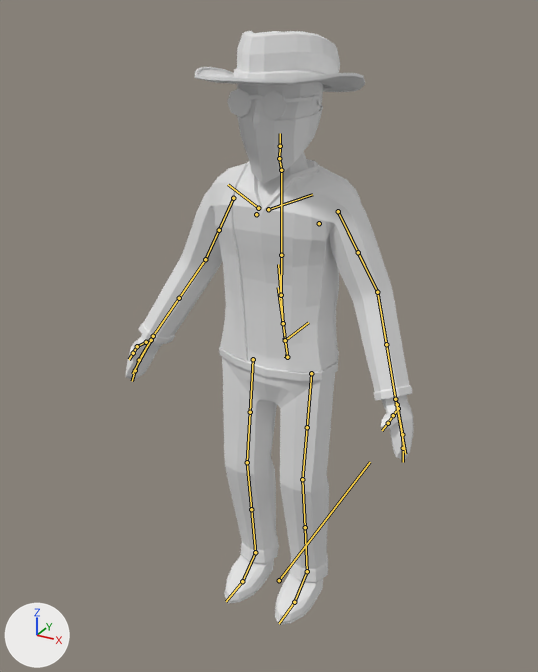
One commit to the FBX model Assets/FBX/Characters/Player/Anims/anim_idle.fbx: the scene before it, then after it.
Both versions are drawn from a 50 mm lens placed at (0.955, -1.809, 1.83), pointed at (-0.037, -0.004, 0.927). The lights are fixed; the arrows at lower left show +X, +Y and +Z. Both versions are drawn at frame 5 of the action 'Player_Idle'; the numbers are the values there. The bones that bend it are drawn over the model as lines.

In view in the first picture: 'Bandana', 'Glasses_02', 'Hat', 'Player'.
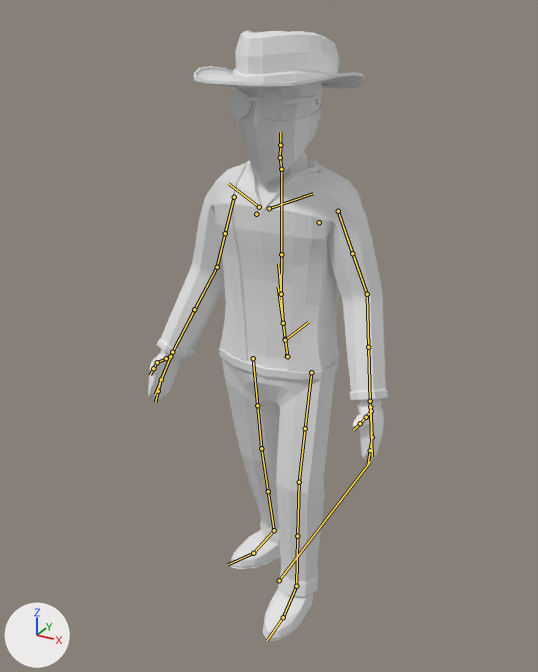
The edits, one by one:
Bone 'DEF-thigh.L' (bone_def_thigh_l) turns from (-2, 0, 0) to (-6, 0, 0) degrees about its own x, y and z.
Bone 'DEF-shin.L' (bone_def_shin_l) turns from (4, 0, 0) to (0, 0, 0) degrees about its own x, y and z.
Bone 'DEF-foot.L' (bone_def_foot_l) turns from (-2, 0, 0) to (6, 0, 0) degrees about its own x, y and z.
Bone 'DEF-thigh.R' (bone_def_thigh_r) turns from (-2, 0, 0) to (14, 0, 0) degrees about its own x, y and z.
Bone 'DEF-thigh.R' (bone_def_thigh_r) is rescaled from (1.0, 1.0, 1.0) to (1.0, 1.01, 1.0).
Bone 'DEF-shin.R' (bone_def_shin_r) turns from (4, 0, 0) to (-6, 0, 0) degrees about its own x, y and z.
Bone 'DEF-shin.R.001' (bone_def_shin_r_001) turns from (0, 0, 0) to (0, 13, 0) degrees about its own x, y and z.
Bone 'DEF-foot.R' (bone_def_foot_r) turns from (-2, 0, 0) to (-6, 11, 9) degrees about its own x, y and z.
Bone 'DEF-foot.R' (bone_def_foot_r) is rescaled from (1.0, 1.0, 1.0) to (1.0, 1.0, 0.99).
Bone 'ORG-upper_arm.L' (bone_org_upper_arm_l) turns from (12, 15, -63) to (13, 17, -71) degrees about its own x, y and z.
Bone 'ORG-forearm.L' (bone_org_forearm_l) turns from (19, -7, 5) to (22, -8, 6) degrees about its own x, y and z.
Bone 'DEF-upper_arm.L' (bone_def_upper_arm_l) turns from (12, 8, -65) to (12, 9, -73) degrees about its own x, y and z.
Bone 'DEF-forearm.L' (bone_def_forearm_l) turns from (19, 0, 4) to (23, 0, 4) degrees about its own x, y and z.
Bone 'ORG-upper_arm.R' (bone_org_upper_arm_r) turns from (12, -14, 60) to (13, -17, 70) degrees about its own x, y and z.
Bone 'ORG-forearm.R' (bone_org_forearm_r) turns from (18, 7, -5) to (22, 8, -6) degrees about its own x, y and z.
Bone 'DEF-upper_arm.R' (bone_def_upper_arm_r) turns from (12, -7, 62) to (12, -9, 72) degrees about its own x, y and z.
Bone 'DEF-forearm.R' (bone_def_forearm_r) turns from (18, 0, -3) to (22, 0, -4) degrees about its own x, y and z.

Location of each change, [x1, y1, x2, y2] in pixels of the pictures (538 x 672 px):
'Player', posed (17% narrower)
    before: [126, 82, 414, 625]
    after: [148, 83, 388, 642]
'Hat', posed
    before: [195, 31, 365, 92]
    after: [194, 30, 365, 89]
'Bandana', posed
    before: [237, 105, 323, 184]
    after: [237, 103, 323, 184]
bone 'DEF-thigh.L', root to tip
    before: (311, 373) to (307, 427)
    after: (311, 372) to (305, 428)
bone 'DEF-shin.L', root to tip
    before: (302, 479) to (305, 527)
    after: (299, 482) to (297, 536)
bone 'DEF-foot.L', root to tip
    before: (307, 571) to (294, 602)
    after: (296, 586) to (283, 617)
bone 'DEF-thigh.R', root to tip
    before: (253, 359) to (250, 412)
    after: (253, 358) to (257, 405)
bone 'DEF-shin.R', root to tip
    before: (247, 462) to (251, 509)
    after: (261, 448) to (268, 491)
bone 'DEF-shin.R.001', root to tip
    before: (251, 509) to (255, 552)
    after: (268, 491) to (274, 530)
bone 'DEF-foot.R', root to tip
    before: (255, 552) to (242, 581)
    after: (274, 530) to (253, 553)
bone 'ORG-upper_arm.L', root to tip
    before: (338, 211) to (377, 292)
    after: (338, 211) to (367, 294)
bone 'ORG-forearm.L', root to tip
    before: (377, 292) to (395, 399)
    after: (367, 294) to (370, 401)
bone 'DEF-upper_arm.L', root to tip
    before: (338, 211) to (358, 252)
    after: (338, 211) to (352, 253)
bone 'DEF-forearm.L', root to tip
    before: (377, 292) to (386, 344)
    after: (367, 294) to (368, 347)
bone 'ORG-upper_arm.R', root to tip
    before: (233, 198) to (205, 259)
    after: (234, 197) to (217, 267)
bone 'ORG-forearm.R', root to tip
    before: (205, 259) to (153, 336)
    after: (217, 267) to (172, 352)
bone 'DEF-upper_arm.R', root to tip
    before: (233, 198) to (219, 230)
    after: (234, 197) to (225, 233)
bone 'DEF-forearm.R', root to tip
    before: (205, 259) to (179, 298)
    after: (217, 267) to (194, 309)
